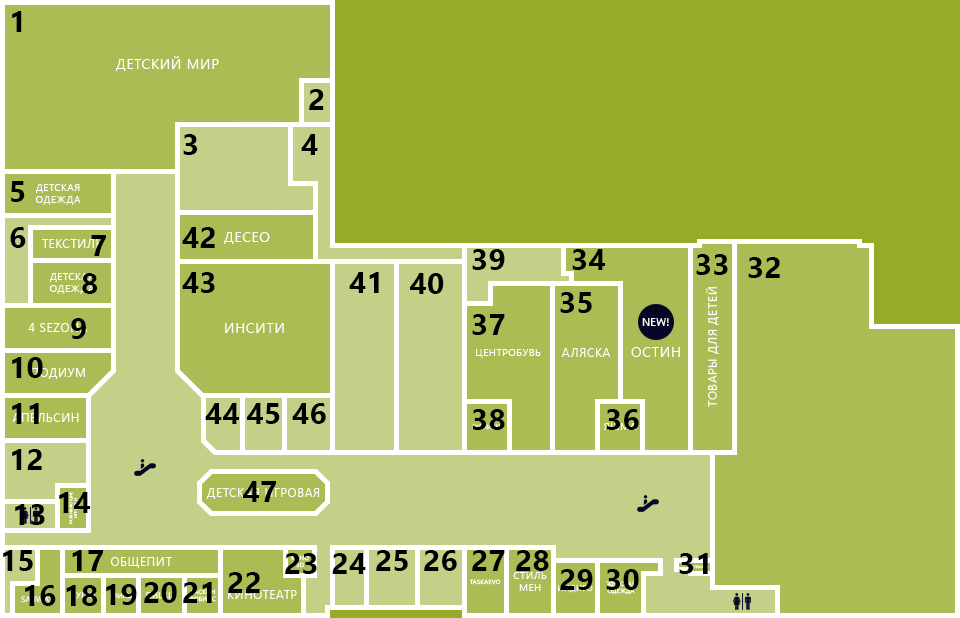
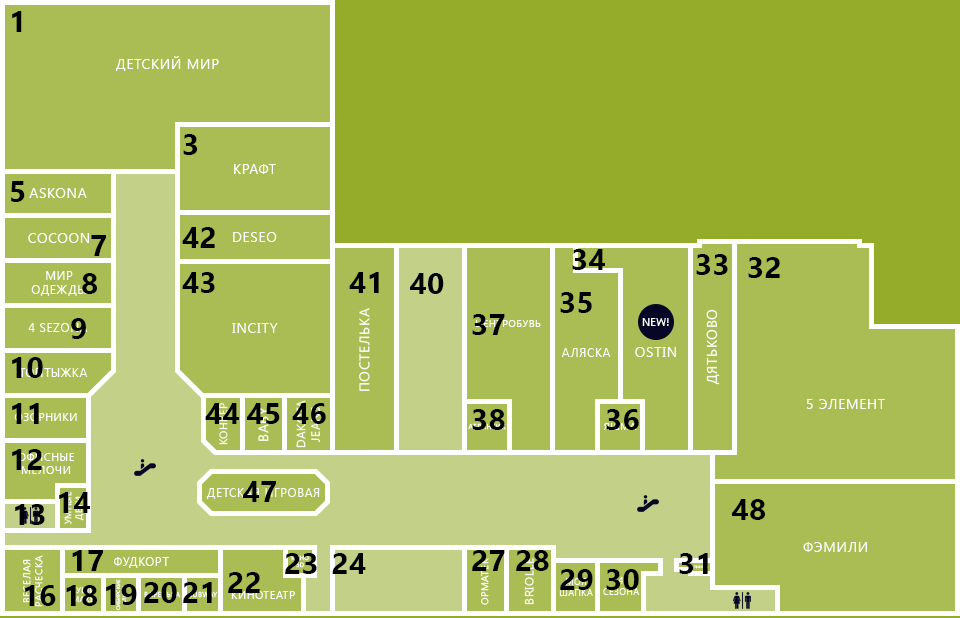
Before/after of a 960 × 618 layered artwork. What changed in the layer stack:
added layer "48" in group "Нумерация" over (732, 499, 766, 520)
hid "39" over (472, 249, 505, 270)
hid "26" over (424, 550, 457, 571)
hid "25" over (376, 550, 408, 571)
hid "15" over (3, 550, 33, 571)
hid "6" over (10, 227, 26, 248)
hid "4" over (301, 134, 318, 155)
hid "2" over (309, 89, 324, 110)
added layer "ковер новый" above "Дефолтный ковер старый" over (3, 78, 955, 616)
renamed "Дефолтный ковер" to "Дефолтный ковер старый", hid it over (0, 78, 960, 618)
